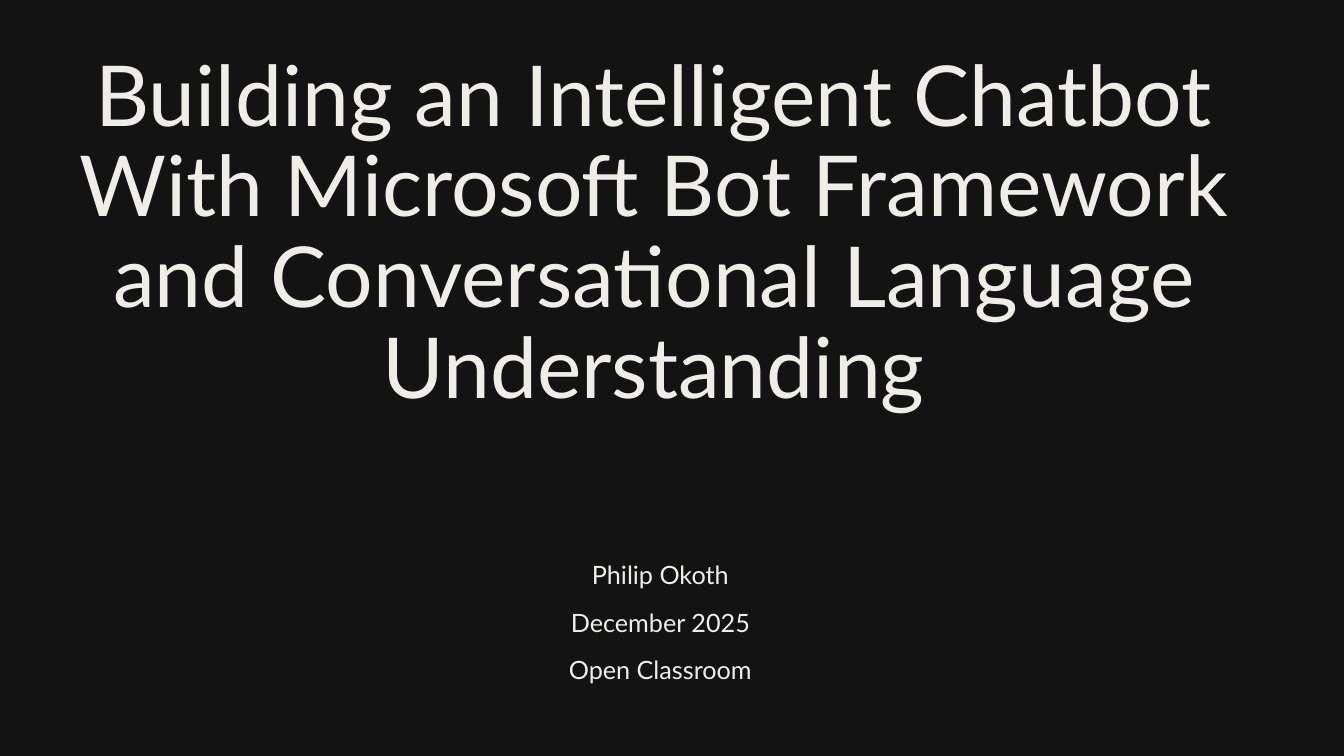
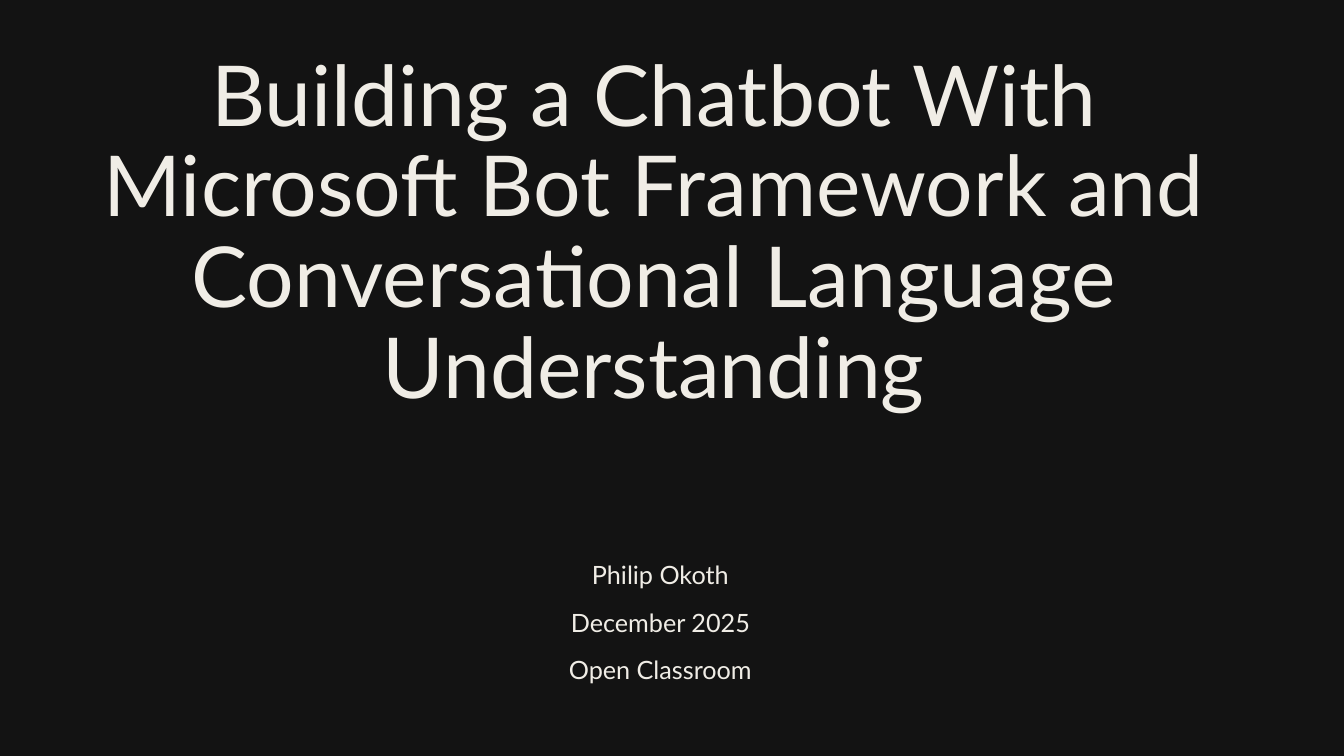
Before and after one commit to pajeeokoth/chatbot, a slide deck: slide 1 of P10_03_presentation.pptx. Drawn at 1344x756 pixels with LibreOffice and Linux fonts; fonts in the diff are those of the drawing. Boxes give left, top, right and bottom in pixels: in the first picture for what was removed or moved away, otherwise in the second. Text is boxed around its words. In the diff, an @@ line names an element or a change of style, - is before the commit and + after.

```diff
--- a/P10_03_presentation.pptx
+++ b/P10_03_presentation.pptx
@@ title at bbox=[103, 64, 1204, 413]: text changed @@
-Building an Intelligent Chatbot With Microsoft Bot Framework and Conversational Language Understanding
+Building a Chatbot With Microsoft Bot Framework and Conversational Language Understanding
```
Also in this commit, not shown: 13 other slides changed, 4 slides removed, 2 other files.
